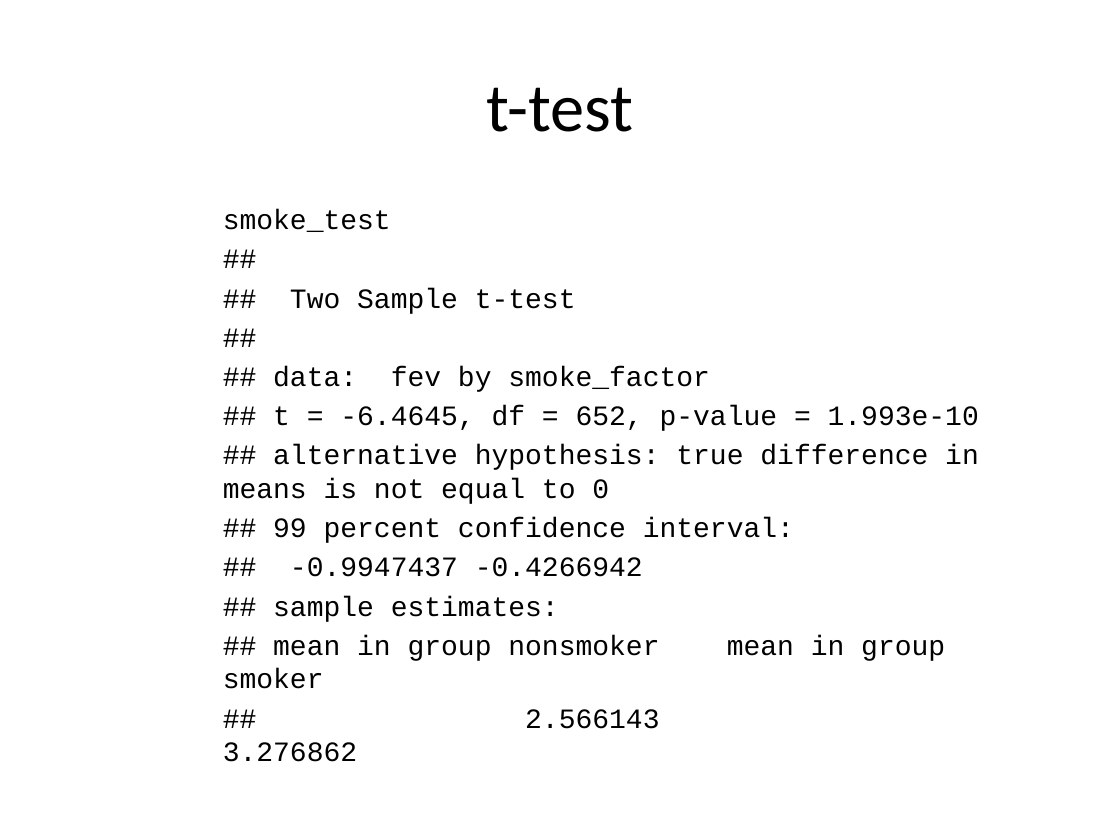
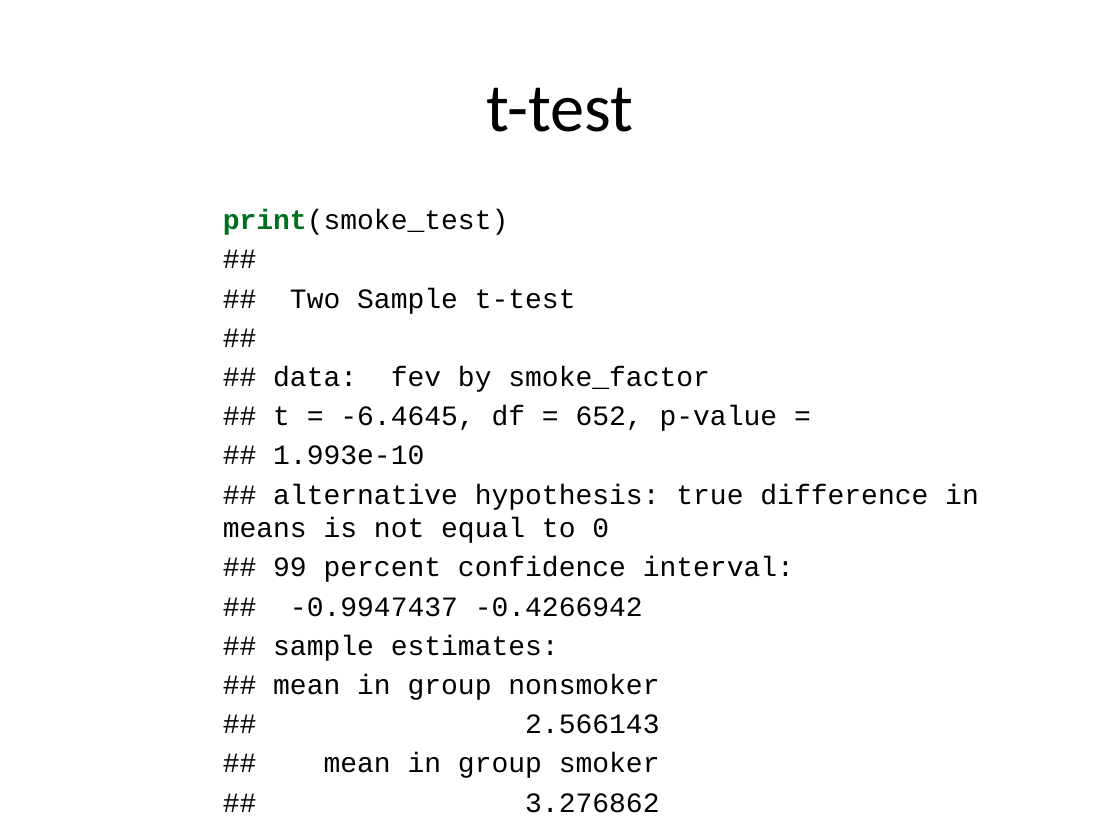
Before and after one commit to pmean/classes, a slide deck: slide 19 of introduction-to-r/src/v07-slides-and-speaker-notes.pptx (slide 15 before the commit). Drawn at 1120x840 pixels with LibreOffice and Linux fonts; fonts in the diff are those of the drawing. Boxes give left, top, right and bottom in pixels: in the first picture for what was removed or moved away, otherwise in the second. Text is boxed around its words. In the diff, an @@ line names an element or a change of style, - is before the commit and + after.

```diff
--- a/introduction-to-r/src/v07-slides-and-speaker-notes.pptx
+++ b/introduction-to-r/src/v07-slides-and-speaker-notes.pptx
@@ text at (223,209,979,813): text changed @@
-smoke_test
-##
-## Two Sample t-test
-##
-## data: fev by smoke_factor
-## t = -6.4645, df = 652, p-value = 1.993e-10
-## alternative hypothesis: true difference in means is not equal to 0
-## 99 percent confidence interval:
-## -0.9947437 -0.4266942
-## sample estimates:
-## mean in group nonsmoker mean in group smoker
-## 2.566143 3.276862
+print(smoke_test)
+##
+## Two Sample t-test
+##
+## data: fev by smoke_factor
+## t = -6.4645, df = 652, p-value =
+## 1.993e-10
+## alternative hypothesis: true difference in means is not equal to 0
+## 99 percent confidence interval:
+## -0.9947437 -0.4266942
+## sample estimates:
+## mean in group nonsmoker
+## 2.566143
+## mean in group smoker
+## 3.276862
```
Also in this commit, not shown: 9 other slides changed, 28 slides added, 1 slide removed, 25 other files.
